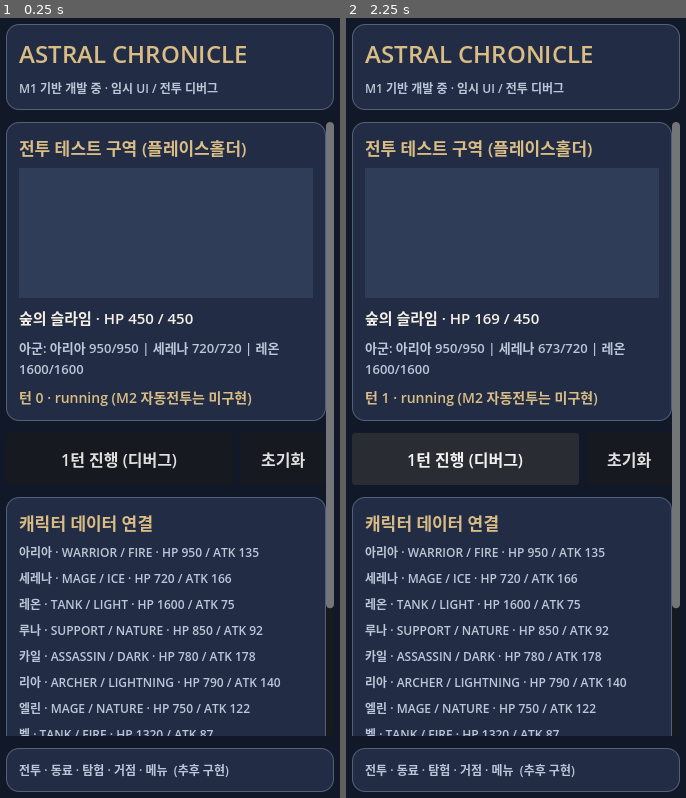
Above: before the commit, frames 1-2 (left to right).
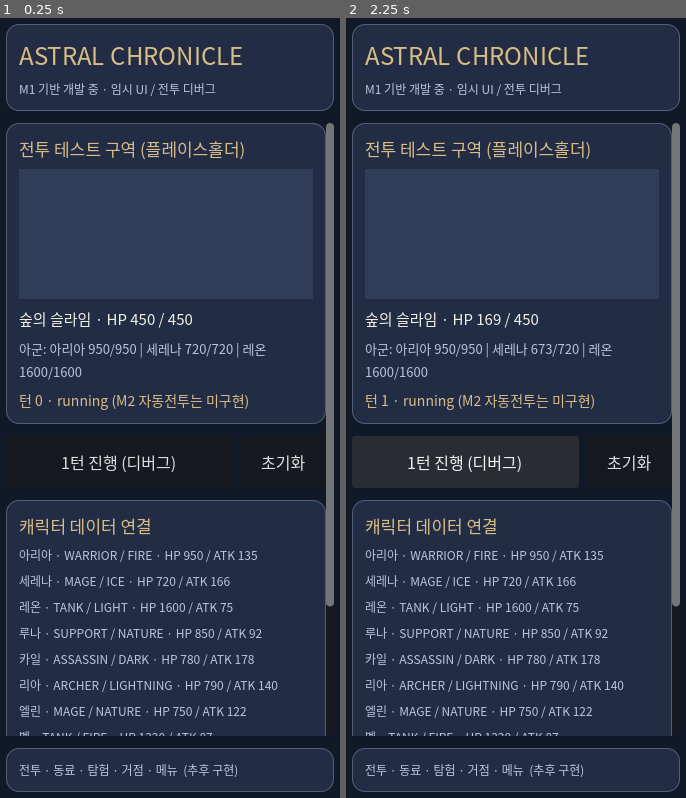
Above: after the commit, the same moments.

Repository: nalkarowndal/ppp
Game: Godot game, scene res://scenes/main.tscn
Same seed, same stepped clock (60 frames per second), same inputs: the game is played once before the commit and once after it.
Inputs:
- Up to frame 1 (0.25 s): no input
- Up to frame 2 (2.25 s): click "1턴 진행 (디버그)" at 0.5 s; click "초기화" at 1.25 s; click "1턴 진행 (디버그)" at 2 s

The runs differ from the first frame. In frame 1, 11% of the frame differs, in the area x 1-99%, y 3-98%; in frame 2, 11%.

Commit message:
fix(M1): render Hangul via system fonts and enforce viewport screenshot dimensions

Diff:
--- a/project.godot
+++ b/project.godot
@@ -9,8 +9,6 @@
 [display]
 window/size/viewport_width=360
 window/size/viewport_height=800
-window/size/window_width_override=540
-window/size/window_height_override=1200
 window/handheld/orientation=1
 window/stretch/mode="canvas_items"
 window/stretch/aspect="expand"
--- a/scripts/ui/main_ui.gd
+++ b/scripts/ui/main_ui.gd
@@ -19,6 +19,7 @@
 var _save_label: Label
 
 func _ready() -> void:
+	_setup_fonts()
 	_roster = Repo.load_array("res://data/characters.json")
 	_enemies = Repo.load_array("res://data/enemies.json")
 	if _roster.size() >= 3 and not _enemies.is_empty():
@@ -28,6 +29,14 @@
 	var previous := Save.load_debug_state()
 	if not previous.is_empty():
 		_save_label.text = "이전 개발용 저장: %d턴" % int(previous.get("sandbox_turn", 0))
+
+func _setup_fonts() -> void:
+	## M1 uses platform system font; portable OFL font asset is a later export gate.
+	var korean_font := SystemFont.new()
+	korean_font.font_names = PackedStringArray(["Noto Sans CJK KR", "Malgun Gothic", "NanumGothic", "sans-serif"])
+	var ui_theme := Theme.new()
+	ui_theme.default_font = korean_font
+	theme = ui_theme
 
 func _build_ui() -> void:
 	var backdrop := ColorRect.new()
--- a/tests/ui_integration_test.gd
+++ b/tests/ui_integration_test.gd
@@ -11,6 +11,10 @@
 	root.add_child(main)
 	await process_frame
 
+	var ui_font: Font = main.theme.default_font
+	if ui_font == null or not ui_font.has_char(0xD55C):
+		_fail("missing Korean Hangul glyph (한) in selected UI font")
+		return
 	var roster: Array = main.get("_roster")
 	if roster.size() != 8:
 		_fail("expected 8 roster characters")
Not shown, changed: docs/qa/m1_runtime_validation.md
